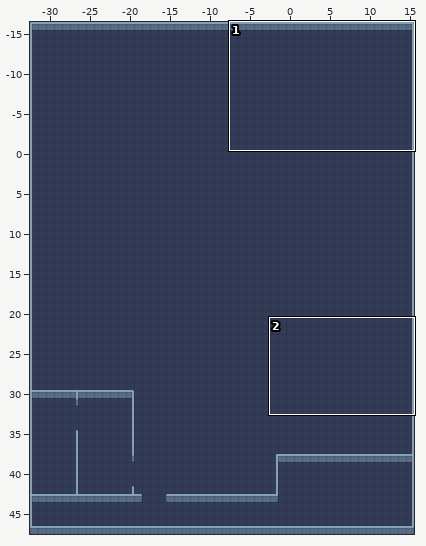
Two states of a Tiled map (JSON), assets/maps/stage-01.json. The picture above shows the old version from afar; the outline marks the close-up.
Close-up. Old version:
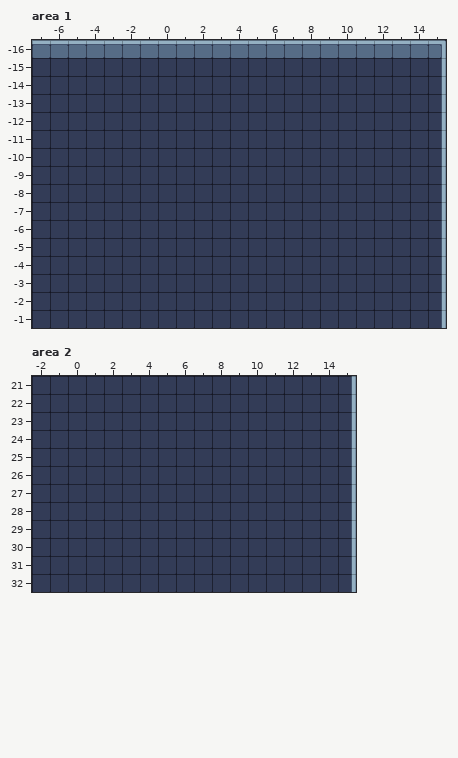
Cells are 32x32 px. Shown: area 1 x -7..15, y -16..-1; area 2 x -2..15, y 21..32. The commit also changed other parts of the map, which this record leaves out.
New version:
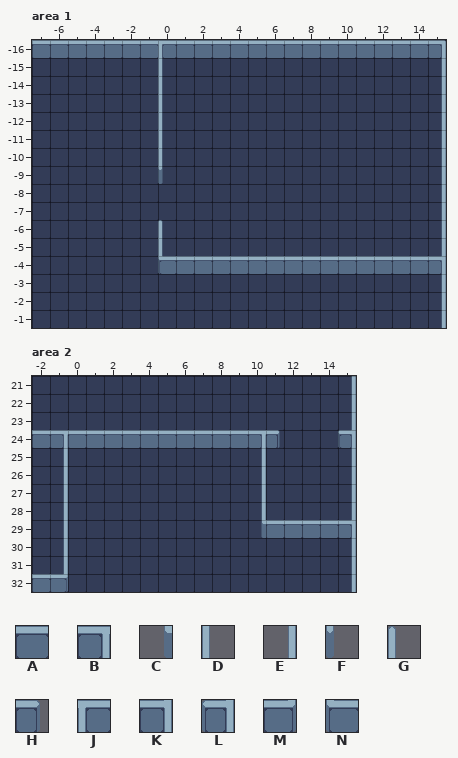
Key: from "tileset-01": A 4, B 5, C 31, D 51, E 57, F 76, G 101, H 110, J 128, K 132, L 134, M 157, N 177.
_ is an empty cell.
Diff:
Layer "wall", area 1:
y -16: x 0 A -> J
y -15..-10: x 0 _ -> D
y -9: x 0 _ -> F
y -6: x 0 _ -> G
y -5: x 0 _ -> D
y -4: x 0..15 _______________E -> NAAAAAAAAAAAAAAK
Layer "wall", area 2:
y 24: x -2..11 ______________ -> ABAAAAAAAAAABH; x 15 E -> L
y 25..28: x -1 _ -> E; x 10 _ -> E
y 29: x -1 _ -> E; x 10..15 _____E -> CAAAAK
y 30..31: x -1 _ -> E
y 32: x -2..-1 __ -> AM
Where, in picture pixels (left, top, right, bottom), the same in both close-ups:
changed: (158, 44, 164, 184)
changed: (158, 220, 442, 274)
changed: (32, 430, 352, 592)
